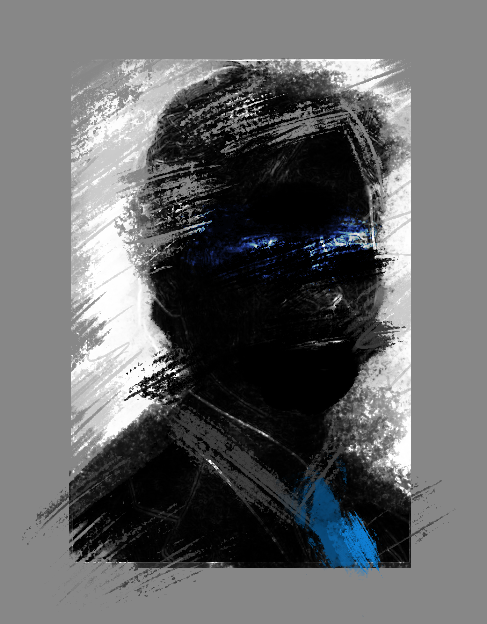
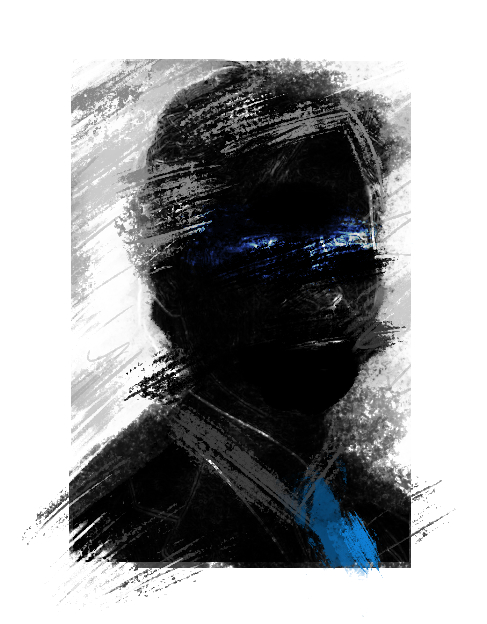
Layered file, before and after one edit (487x624). Changes by layer:
hid "Background" over [0,0,487,624]
